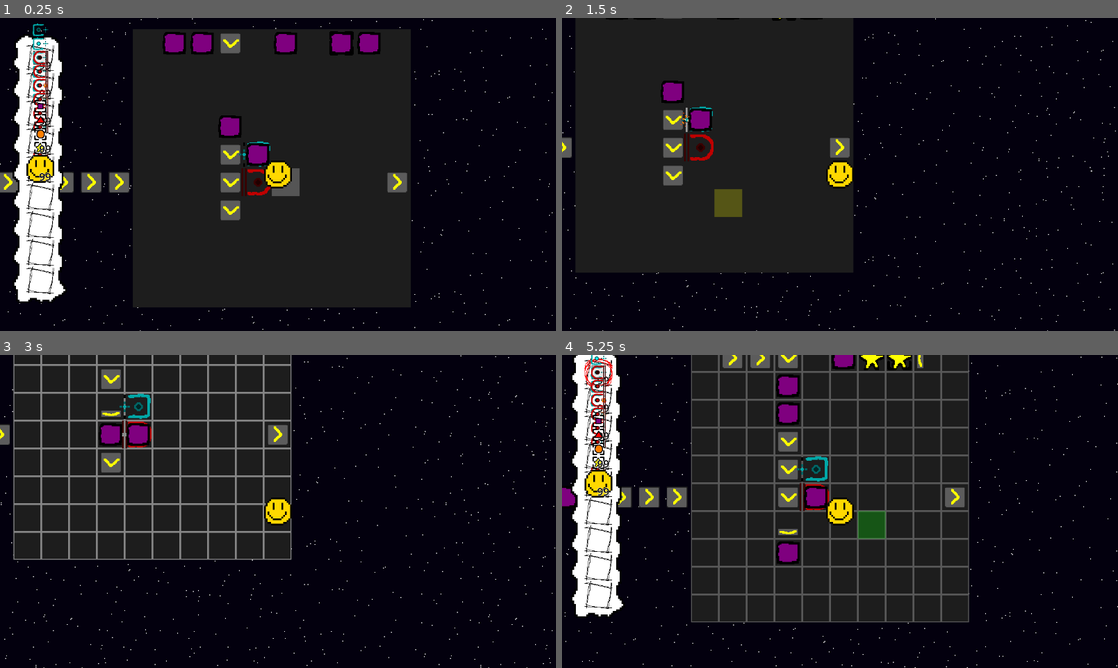
Above: before the commit, frames 1-4 (two rows, left to right).
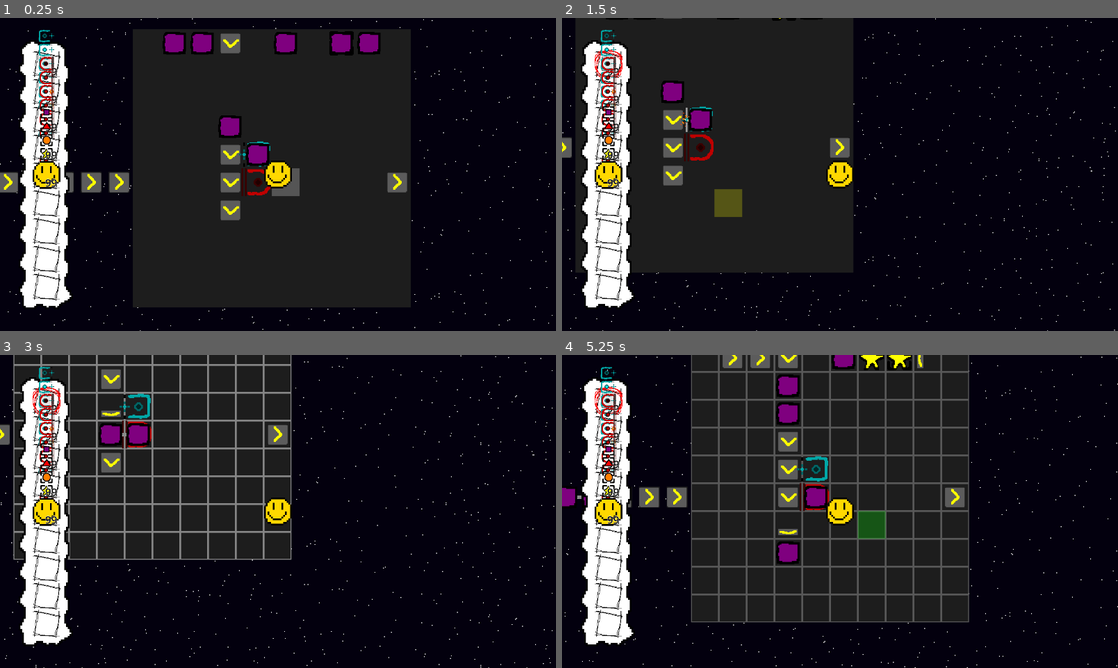
Above: after the commit, the same moments.

Repository: Stev51/gmtk-jam-2025
Game: Godot game, scene res://scenes/main.tscn
Same seed, same stepped clock (60 frames per second), same inputs: the game is played once before the commit and once after it.
Inputs (mouse positions are in pixels of both pictures, inside the frame that each line leads up to):
- Up to frame 1 (0.25 s): no input
- Up to frame 2 (1.5 s): tap Enter at 0.5 s; move the mouse to (962, 158) at 0.52 s; hold Right (ui_right) 0.53-1.28 s; hold 1 (ui_one) 0.53-1.28 s; click (962, 158) at 0.67 s; tap I (inv_toggle, bound only after the commit) at 0.8, 1.35 s; move the mouse to (728, 190) at 1.27 s; hold Down (ui_down) from 1.28 s (still down)
- Up to frame 3 (3 s): tap 1 (ui_one) at 1.55 s; move the mouse to (333, 442) at 2.02 s; release Down (ui_down) at 2.03 s; hold Right (ui_right) 2.03-2.78 s; hold 1 (ui_one) 2.03-2.78 s; tap I (inv_toggle, bound only after the commit) at 2.3, 2.85 s; move the mouse to (250, 574) at 2.77 s; hold Up (ui_up) from 2.78 s (still down); click (250, 574) at 2.92 s
- Up to frame 4 (5.25 s): tap 1 (ui_one) at 3.05, 4.35 s; move the mouse to (1006, 558) at 3.52 s; release Up (ui_up) at 3.53 s; hold I (inv_toggle, bound only after the commit) 3.53-4.28 s; hold Left (ui_left) 3.53-5.03 s; tap E at 3.6 s; move the mouse to (673, 464) at 4.27 s; move the mouse to (867, 511) at 5.02 s; hold Down (ui_down) from 5.03 s (still down); hold I (inv_toggle, bound only after the commit) from 5.03 s (still down); click (867, 511) at 5.17 s

The runs differ from the first frame. In frame 1, 4.8% of the frame differs, in the area x 2-13%, y 1-93%; in frame 2, 6.8%, in the area x 3-13%, y 3-93%; in frame 3, 6.7%; in frame 4, 6.6%.

Commit message:
Hide inventory with I key

Diff:
--- a/inventory/inventory_ui.gd
+++ b/inventory/inventory_ui.gd
@@ -48,7 +48,15 @@
 	inventory.check_selection_state()
 
 func _input(event):
-	if event.is_action_pressed("ui_one"):
+
+	if event.is_action_pressed("inv_toggle"):
+
+		if is_open == true:
+			close()
+		else:
+			open()
+
+	elif event.is_action_pressed("ui_one"):
 		change_selection(0)
 	elif event.is_action_pressed("ui_two"):
 		change_selection(1)
--- a/project.godot
+++ b/project.godot
@@ -147,6 +147,11 @@
 , Object(InputEventKey,"resource_local_to_scene":false,"resource_name":"","device":-1,"window_id":0,"alt_pressed":false …(187 unchanged characters)…
 ]
 }
+inv_toggle={
+"deadzone": 0.2,
+"events": [Object(InputEventKey,"resource_local_to_scene":false,"resource_name":"","device":-1,"window_id":0,"alt_pressed":false,"shift_pressed":false,"ctrl_pressed":false,"meta_pressed":false,"pressed":false,"keycode":73,"physical_keycode":0,"key_label":0,"unicode":105,"location":0,"echo":false,"script":null)
+]
+}
 
 [rendering]
 
--- a/scenes/main.tscn
+++ b/scenes/main.tscn
@@ -29,9 +29,7 @@
 
 [node name="Player" parent="." instance=ExtResource("1_o5qli")]
 
-[node name="Camera2D" type="Camera2D" parent="Player"]
-
-[node name="GUI" parent="." instance=ExtResource("5_tbgi4")]
+[node name="GUI" parent="Player" instance=ExtResource("5_tbgi4")]
 z_index = 9
 
 [node name="Main Clock" type="Timer" parent="."]
